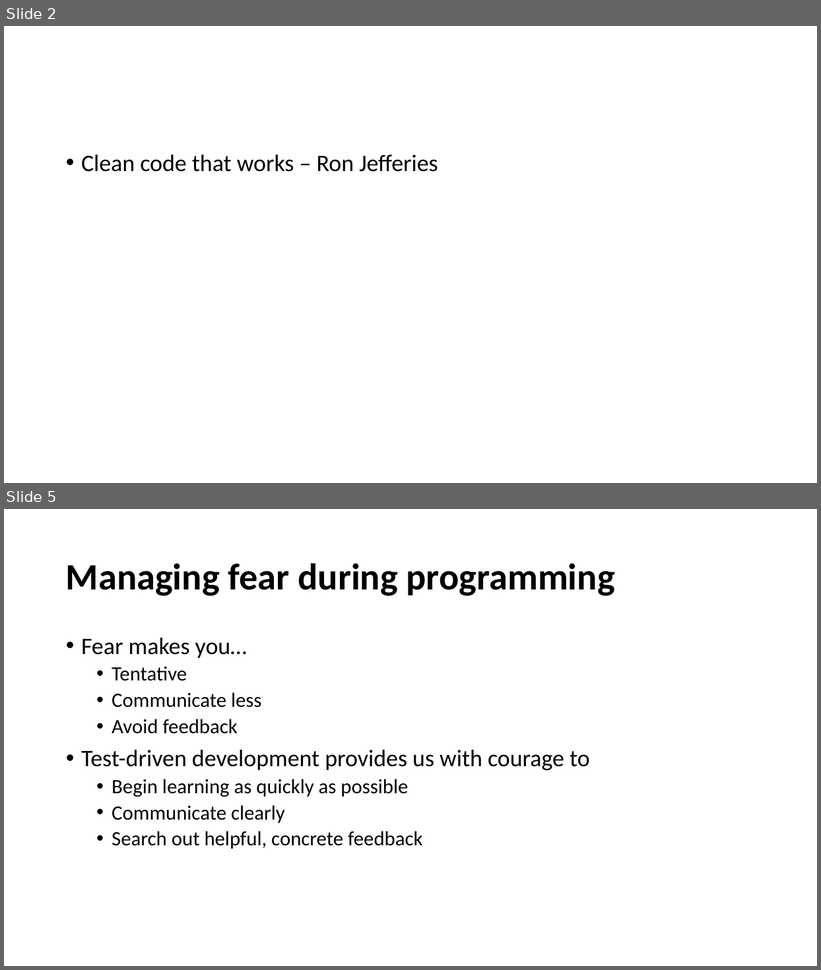
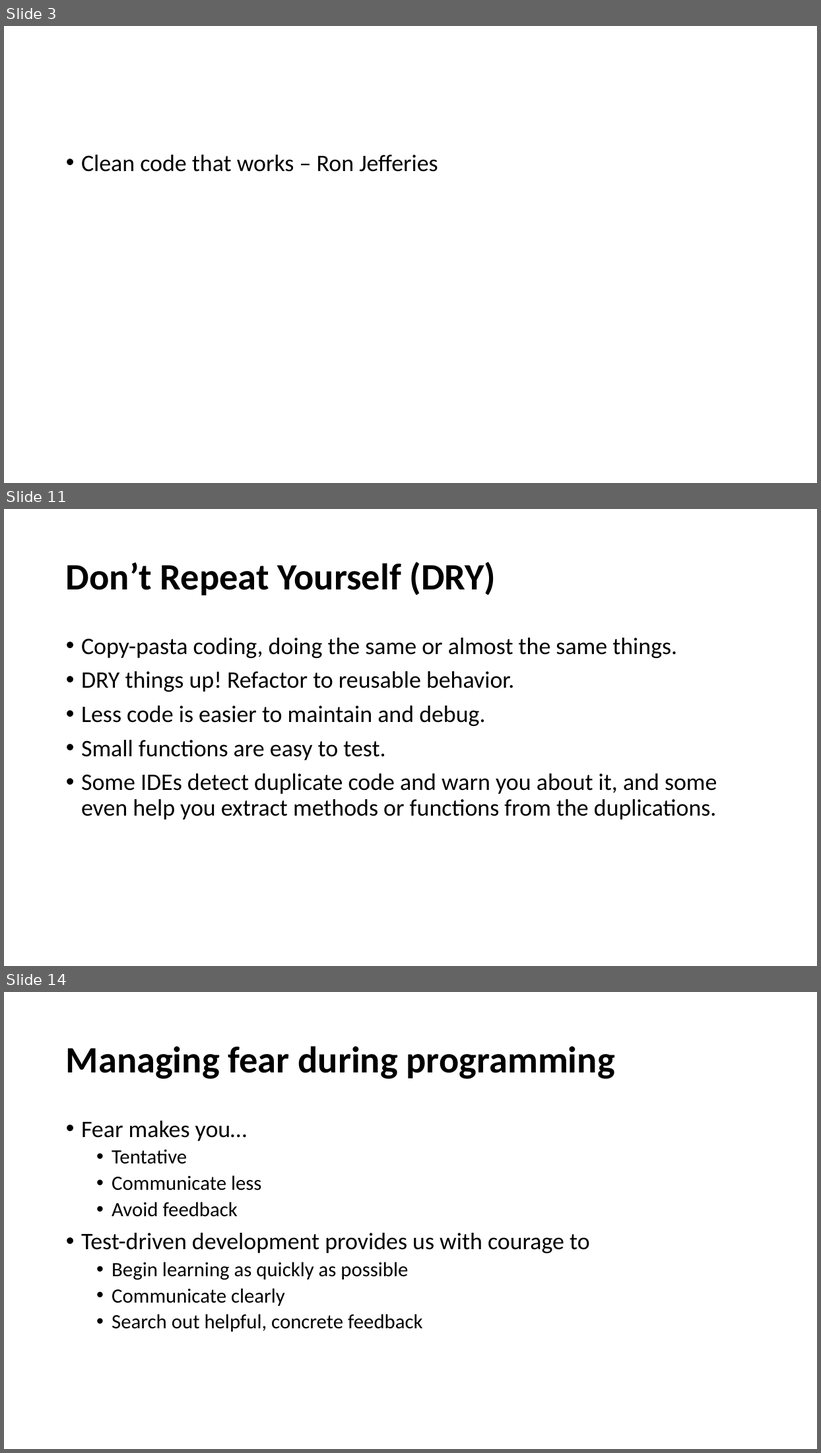
Before and after one commit to cebartling/test-driven, a slide deck: presentations/Introduction to Test-Driven Development.pptx. Shown one above the other, each under a label of ours: slides 2 and 5 before the commit, slides 3, 11 and 14 after it; the slides between them are not shown. The pictures are 821x970 and 821x1453 pixels, drawn with LibreOffice and Linux fonts; fonts in the diff are those of the drawing. Boxes give left, top, right and bottom in pixels: in the first picture for what was removed or moved away, otherwise in the second. Text is boxed around its words. In the diff, an @@ line names an element or a change of style, - is before the commit and + after.

```diff
--- a/presentations/Introduction to Test-Driven Development.pptx
+++ b/presentations/Introduction to Test-Driven Development.pptx
@@ slide 11 added at (4, 509, 817, 966), background #FFFFFF @@
@@ title added at (66, 562, 496, 595), 44 pt, text #000000, bold @@
+Don’t Repeat Yourself (DRY)
@@ text added at (81, 638, 717, 820), 28 pt, text #000000 @@
+• Copy-pasta coding, doing the same or almost the same things.
+• DRY things up! Refactor to reusable behavior.
+• Less code is easier to maintain and debug.
+• Small functions are easy to test.
+• Some IDEs detect duplicate code and warn you about it, and some even help you extract methods or functions from the duplications.
@@ what was slide 2 is now slide 3 @@
@@ what was slide 5 is now slide 14 @@
```
Also in this commit, not shown: 2 slides changed, 14 other slides added.
